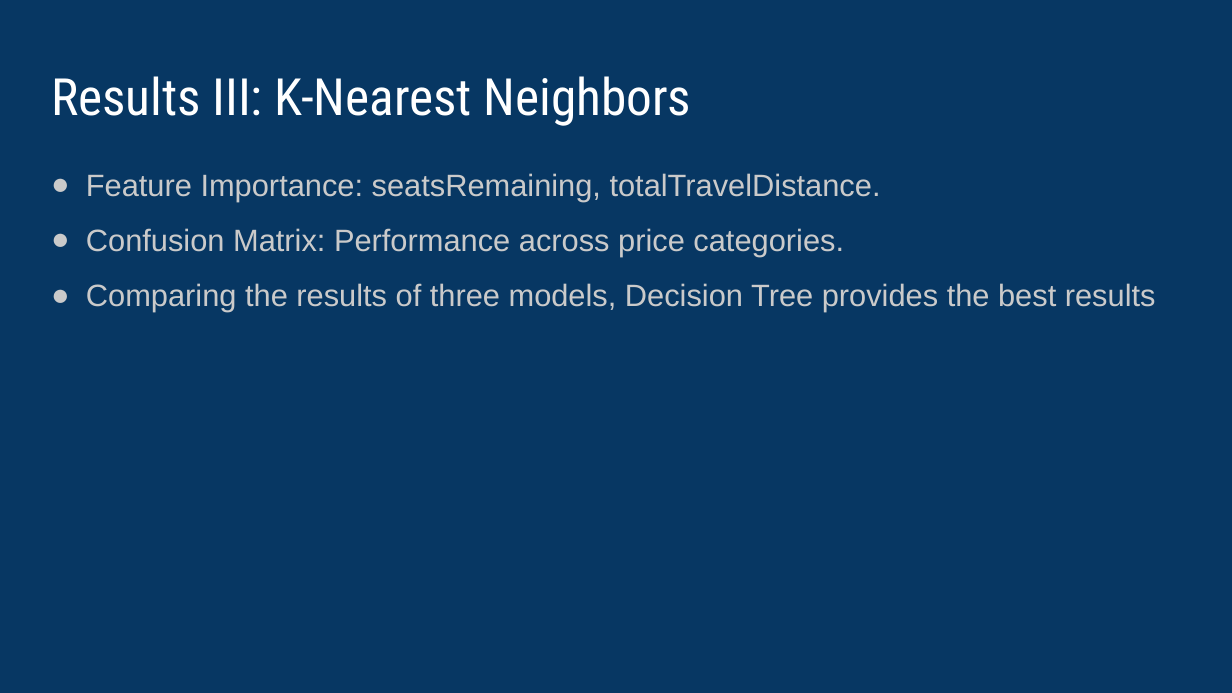
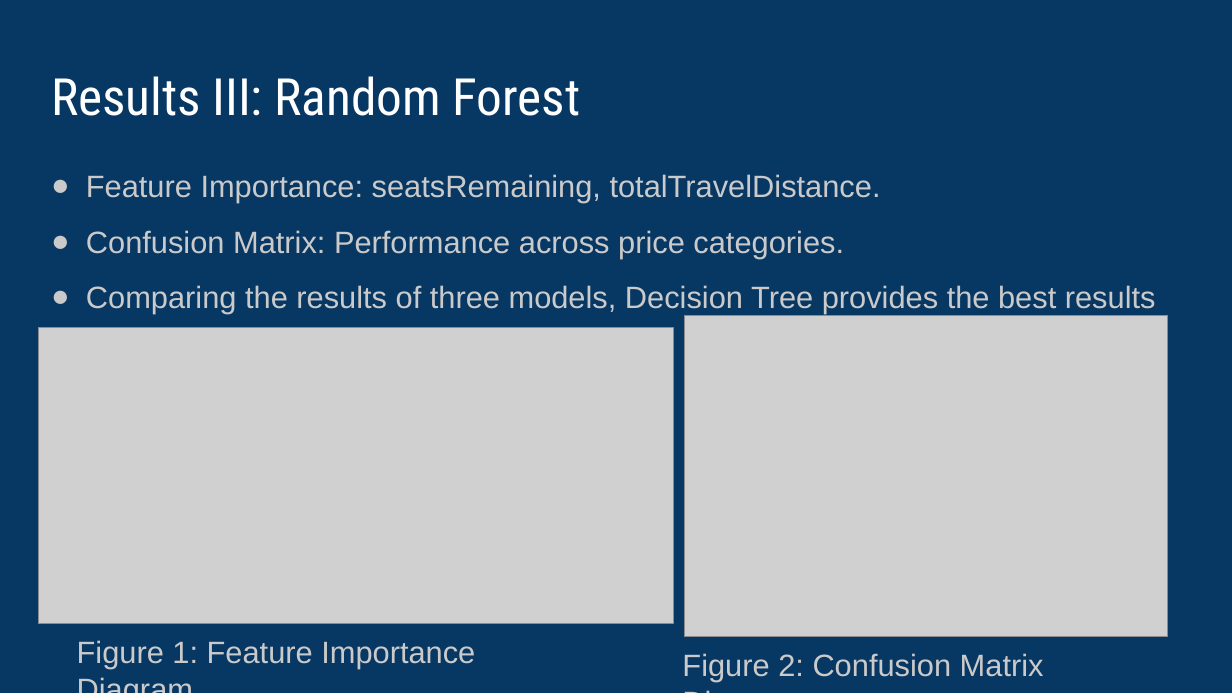
Before and after one commit to vipvivek15/CMPE_255_Final_Project, a slide deck: slide 14 of Final_presentation.pptx. Drawn at 1232x693 pixels with LibreOffice and Linux fonts; fonts in the diff are those of the drawing; grey boxes stand for pictures. Boxes give left, top, right and bottom in pixels: in the first picture for what was removed or moved away, otherwise in the second. Text is boxed around its words. In the diff, an @@ line names an element or a change of style, - is before the commit and + after.

```diff
--- a/Final_presentation.pptx
+++ b/Final_presentation.pptx
@@ title at bbox=[51, 76, 581, 116]: text changed @@
-Results III: K-Nearest Neighbors
+Results III: Random Forest
@@ picture added at bbox=[38, 328, 673, 624] @@
@@ picture added at bbox=[685, 315, 1168, 637] @@
@@ text added at bbox=[77, 640, 475, 669], 24 pt, text #CACACA @@
+Figure 1: Feature Importance Diagram
@@ text added at bbox=[682, 653, 1044, 682], 24 pt, text #CACACA @@
+Figure 2: Confusion Matrix Diagram
```
Also in this commit, not shown: 3 other slides changed, 2 other files.
